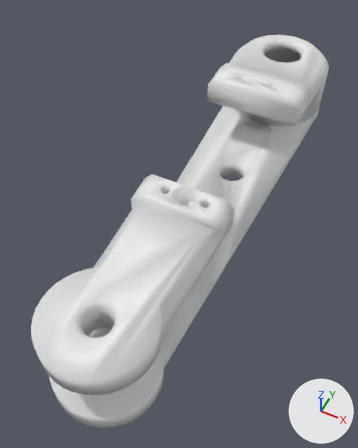
The Blender file 3D_model/blends/upper-leg.blend, before and after one commit.
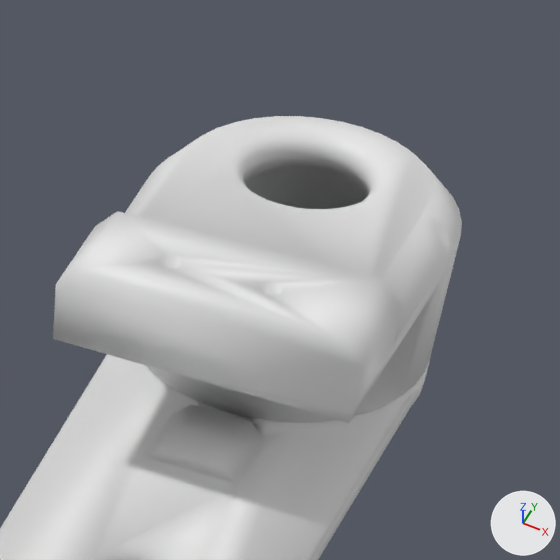
Old and new are each drawn whole from a camera (50 mm lens) standing at (35.0, -97.9, 91.3) and looking at (-3.8, -20.3, -5.6) and again close up on the part from 53% to 100% of the width and 0% to 37% of the height. Lighting does not change. The marker at lower right points along +X, +Y and +Z.

The first close-up shows 'upper-leg'.
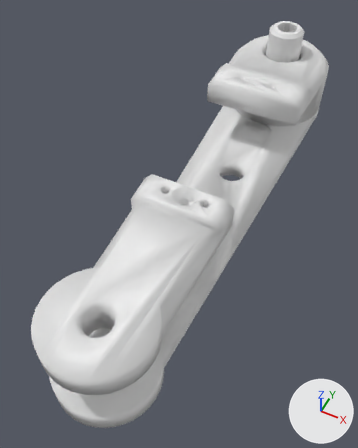
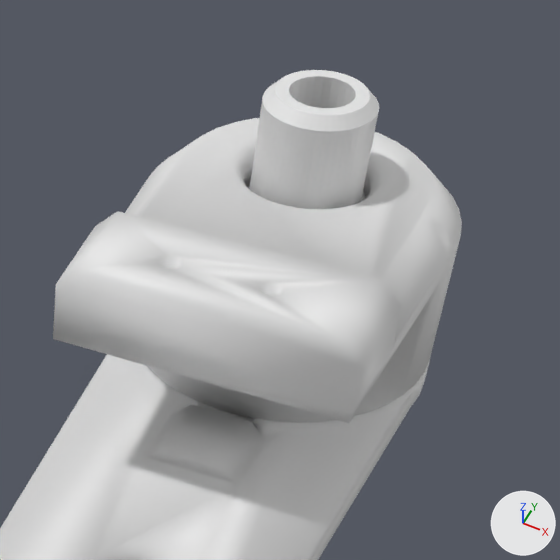
The newer file is also turned or shifted as a whole; pictures and numbers use the older file's frame.

What differs and where, as boxes (x1, y1, x2, y2) in the close-ups (560 x 560 px):
'upper-leg', reshaped: before (0, 116, 462, 560); after (0, 70, 462, 560)
part 1 of me_upper_joint_left2, added: after (248, 70, 379, 209)

Edits to the bpy script that builds the scene:
```text
Change me_upper_joint_left2:
    used by ob_upper_leg; location = (0.0, 0.0, 0.0)
    remove me_upper_joint_left2.from_pydata(...)  # 2360 vertices, 4752 faces; spans x -15.3..14.7, y -73.5..59.7, z -11.2..13.5
    add me_upper_joint_left2.from_pydata(...)  # 2596 vertices, 5224 faces; spans x -15.3..14.7, y -73.5..59.7, z -11.2..18.6
    me_upper_joint_left2 part 1: a new loose piece of 236 vertices spanning x -6.2..5.3, y 40.7..52.2, z -5.4..18.6
```
